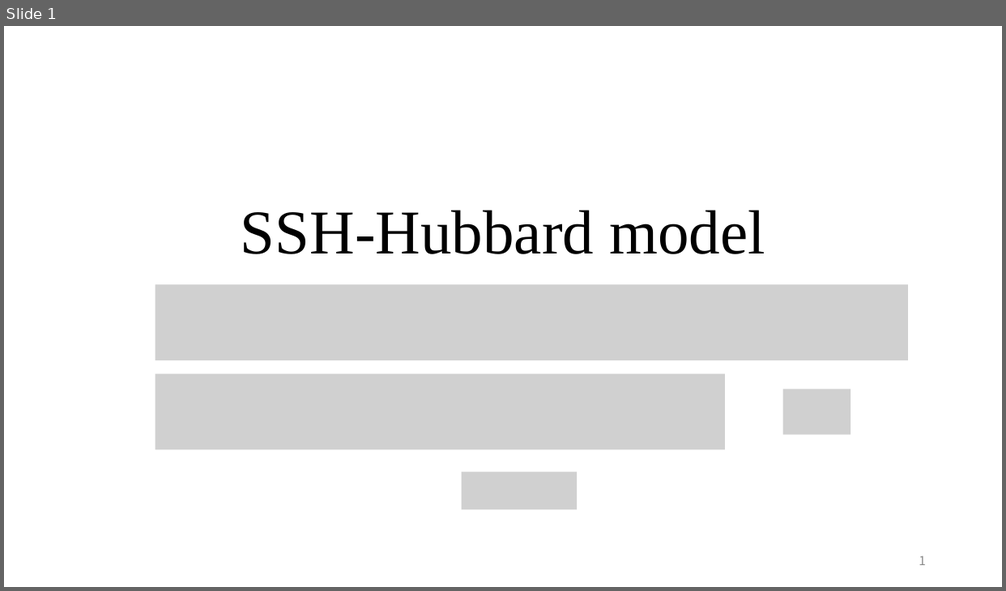
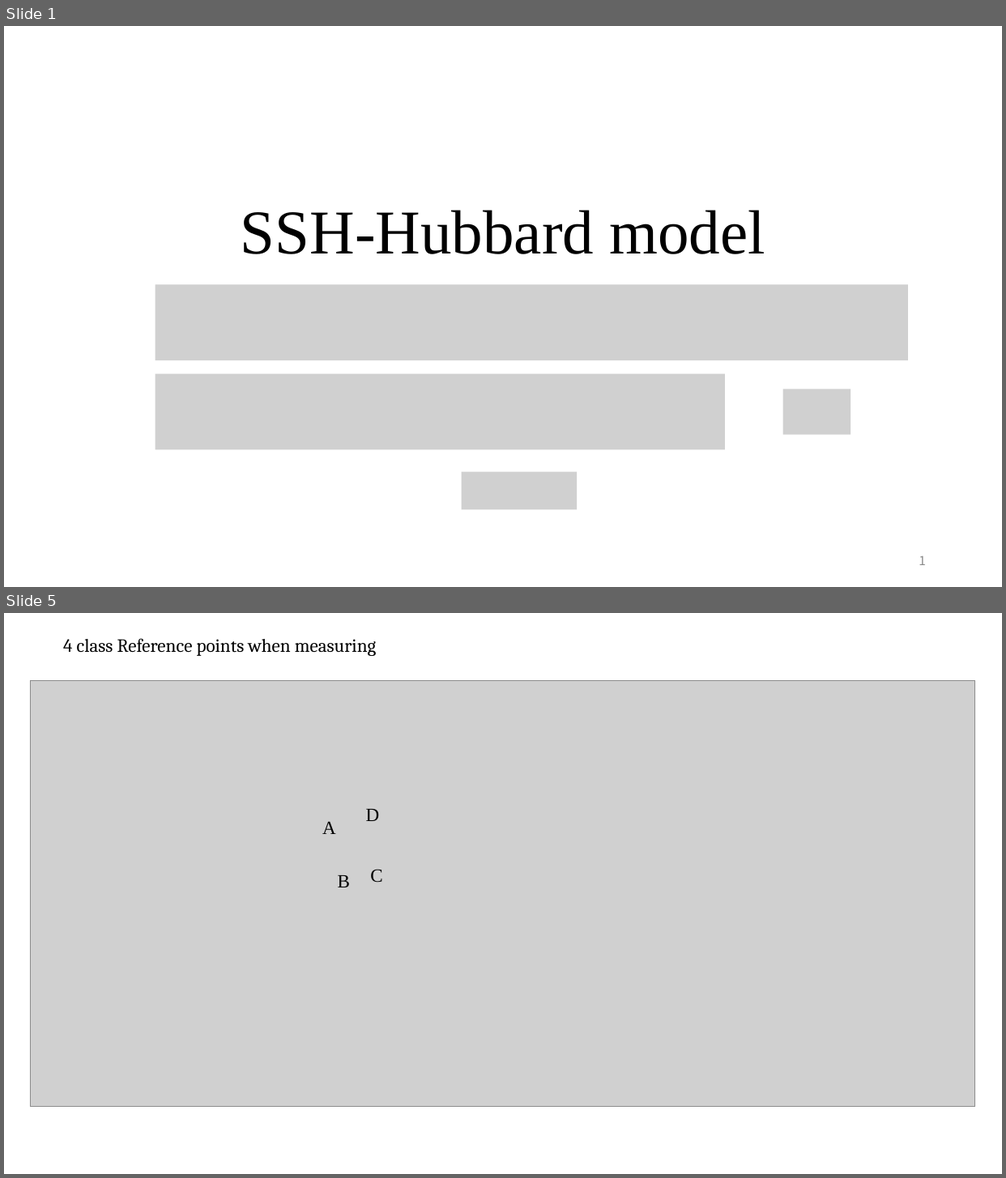
Before and after one commit to QuantumLiquids/SSH-Hubbard, a slide deck: note/SSH-Hubbard-Note6.pptx. Shown one above the other, each under a label of ours: slide 1 before the commit, slides 1 and 5 after it; the slides between them are not shown. The pictures are 1006x591 and 1006x1178 pixels, drawn with LibreOffice and Linux fonts; fonts in the diff are those of the drawing; grey boxes stand for pictures. Boxes give left, top, right and bottom in pixels: in the first picture for what was removed or moved away, otherwise in the second. Text is boxed around its words. In the diff, an @@ line names an element or a change of style, - is before the commit and + after.

```diff
--- a/note/SSH-Hubbard-Note6.pptx
+++ b/note/SSH-Hubbard-Note6.pptx
@@ slide 5 added at box(4, 613, 1002, 1174), background #FFFFFF @@
@@ text added at box(63, 638, 376, 656), 18 pt, text #000000 @@
+4 class Reference points when measuring
@@ picture added at box(31, 680, 976, 1107) @@
@@ text added at box(322, 821, 336, 834), 18 pt, text #000000 @@
+A
@@ text added at box(366, 809, 380, 821), 18 pt, text #000000 @@
+D
@@ text added at box(338, 875, 350, 888), 18 pt, text #000000 @@
+B
@@ text added at box(370, 869, 382, 882), 18 pt, text #000000 @@
+C
```
Also in this commit, not shown: 2 slides changed, 4 other slides added, 2 slides removed, 20 other files.
